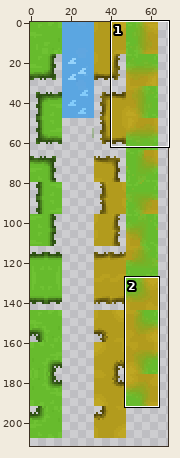
Sprite sheet -- Map/Floors/GroundTiles01.png. Above, an overview of the earlier version with the close-up marked.
Close-up. Earlier state:
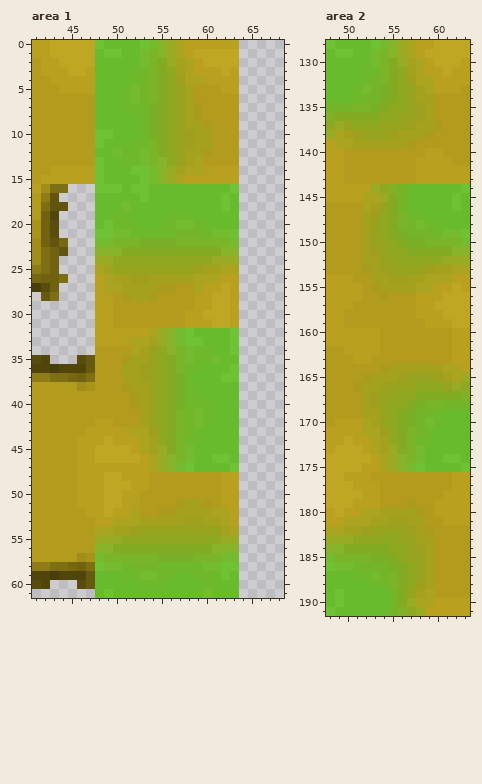
The file is 96x240 pixels. Colours within 5 levels of each other are drawn and written as one. Shown: area 1: x 41..68, y 0..61; area 2: x 48..63, y 128..191. The wide view leaves out empty margins.
After:
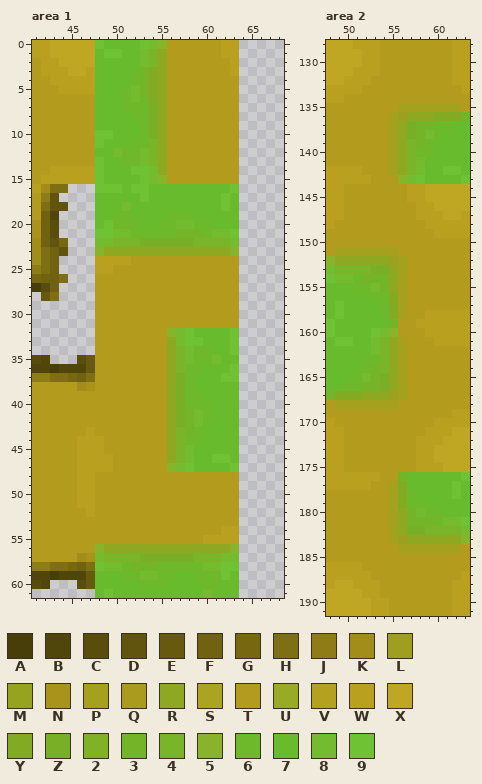
Palette (. is transparent): A #483e09  B #50450b  C #594d0d  D #61540e  E #675910  F #716211  G #776810  H #7f6f14  J #8f7c16  K #a28d1a  L #9e9f1e  M #96a31f  N #a9931a  P #a4a11f  Q #aa9a1d  R #8ea822  S #aba420  T #b29b1d  U #99ab25  V #b3a11f  W #b9a11f  X #bfa723  Y #83aa23  Z #79af26  2 #81b127  3 #73b428  4 #7ab529  5 #87b42a  6 #6db82b  7 #67bb2d  8 #75bb2f  9 #6fc233
Changes in this commit:
Changed rows in their new state; - is an unchanged pixel.
Area 1:
first column x 53:
 0 ---TTTTTT--
 1 --RTTTTTTWW
 2 --RTTTTTTTW
 3 3YRTTTTTTT-
 4 -YRTTTTTTTT
 5 -YRTTT---TT
 6 -YRTTT-----
 7 --RTTTT----
 8 --RTTTT----
 9 --RTTTTT---
10 --RTTTTT---
11 --RTTTTT---
12 --RTTTTT---
13 --RTTTT----
14 --RTTTTTTTT
15 ---TTTTTTTT
first column x 48:
22 ---------ZZ-----
23 -RRRRRRRRRRRRRR-
24 WWWWTTTTTTTTTTTT
25 WWTTTTTTTTTTTTTT
26 TTTTTTTTTTTTTTTT
27 TTTTTTTTT--TTTTT
28 TT-TTTT----TTTTT
29 TT---------TTTTT
30 TT--------TTTTTT
31 TT--------TTTTTT
32 TTTTTTTT--------
33 TTTTTTTTR-------
34 ----TTTTR-------
35 ---TTTTTR-------
36 ---TTTTTR-------
37 ---TTTTTR-------
38 ---TTTTTR-------
39 ----TTTTR-------
40 ----TTTTR-------
41 -----TTTRZ------
42 TT---TTTRZ------
43 TTTTTTTTR-------
44 -TTTTTTTR-------
45 WTTTTTTTR-------
46 WWTTTTTTR-------
47 --TTTTTT--------
48 TTTTTT--------TT
49 TTTTTT--------TT
50 TTTTT---------TT
51 TTTTT----TTTT-TT
52 TTTTT--TTTTTTTTT
53 TTTTTTTTTTTTTTTT
54 TTTTTTTTTTTTTTWW
55 TTTTTTTTTTTTWWWW
56 -RRRRRRRRRRRRRR-
57 -----ZZ---------
Area 2:
first column x 48:
128 XXXWWWTTTTTTTTWW
129 XXXXWWTTTTTTTTWW
130 XXXXWWTTTTTTTTW-
131 XXXWWWTTTTTTTT--
132 XXWWWTTTTTTTTT--
133 WWWWTTTTTTTTTTTW
134 WWTTTTTTTTTT----
135 TTTTTTTTPPP-PPP-
136 TTTTTTTPLRRRYYY3
137 TTTTTTTPRZ336677
138 TTTTTTTPRZ386777
139 TTTTTTT-R4367777
140 TT-----PR4667777
141 TT-----PR4877777
142 --WW---PR4877997
143 --WWW---58977779
144 --TTTTTTTWWXXXXX
145 --TTTTTTTWWXXXXX
146 WW--TTTTTTWWXXXX
147 WW--TTTTTTWWWXXW
148 W---TTTTTTTWWWWW
149 ----TTTTTTTTWWWW
150 ----TTTTTTTTTTTT
151 -PPP-PPPTTTTTTTT
152 5RRRRRRLPTTTTTTT
153 84444ZZRPTTTTTTT
154 9886333RPTTTTTTT
155 7776683R-TTTTTTT
156 7777766YP-TTTTTT
157 7977776YP-TTTTTT
158 7977777YP-T--WWW
159 97777773--W---WW
160 97777985---WWW--
161 7997784RP---WW--
162 7777784RP-----TT
163 7777664RP-----TT
164 7777634R-TTTTTTT
165 777683ZRPTTTTTTT
166 776633ZRPTTTTTTT
167 3YYYRRRLPTTTTTTT
168 -PPP-PPPTTTTTTTT
169 ----TTTTTTTTTTWW
170 WTTTTTTTTTTTWWWW
171 --TTTTTTTTTWWWXX
172 --TTTTTTTTWWWXXX
173 -WTTTTTTTTWWXXXX
174 WWTTTTTTTTWWXXXX
175 WWTTTTTTTTWWWXXX
176 WW---W--37777779
177 WWW--T-PY7777797
178 TTTTTT-PY6777797
179 TTTTTT-PY6677777
180 TTTTTTT-R3866777
181 TTTTTTTPR3336889
182 TTTTTTTPRZZ44448
183 TTTTTTTPLRRRRRR5
184 TTTTTTTTPPP-PPP-
185 TTTTTTTTTTTT----
186 WWWWTTTTTTTT----
187 WWWWWTTTTTTT---W
188 WXXWWWTTTTTT--WW
189 XXXXWWTTTTTT--WW
190 XXXXXWWTTTTTTT--
191 XXXXXWWTTTTTTT--
Where, in picture pixels (left, top, right, bottom), the same in both close-ups:
changed: (140, 40, 239, 184)
changed: (95, 238, 239, 562)
changed: (326, 40, 470, 616)
